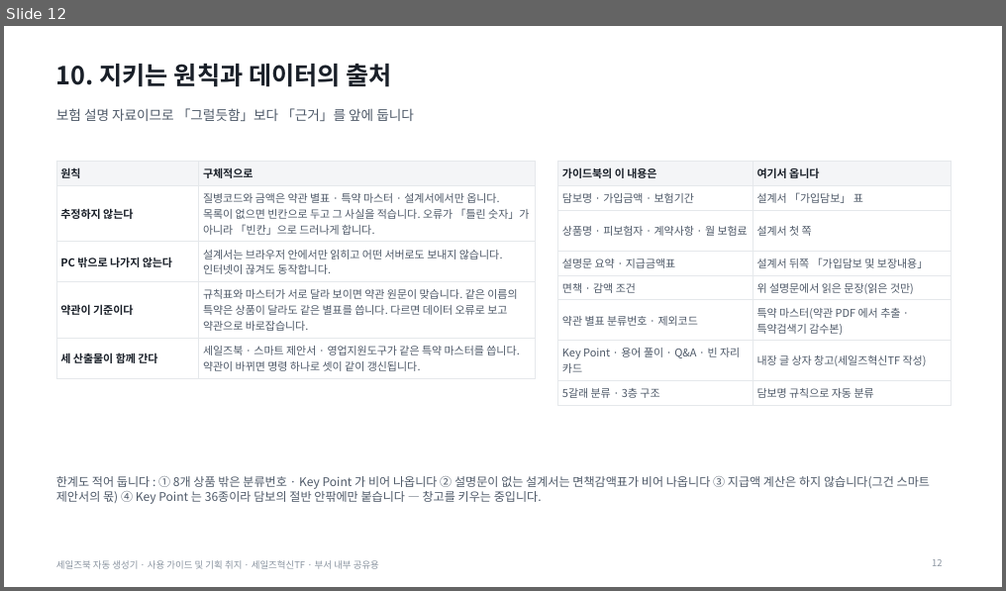
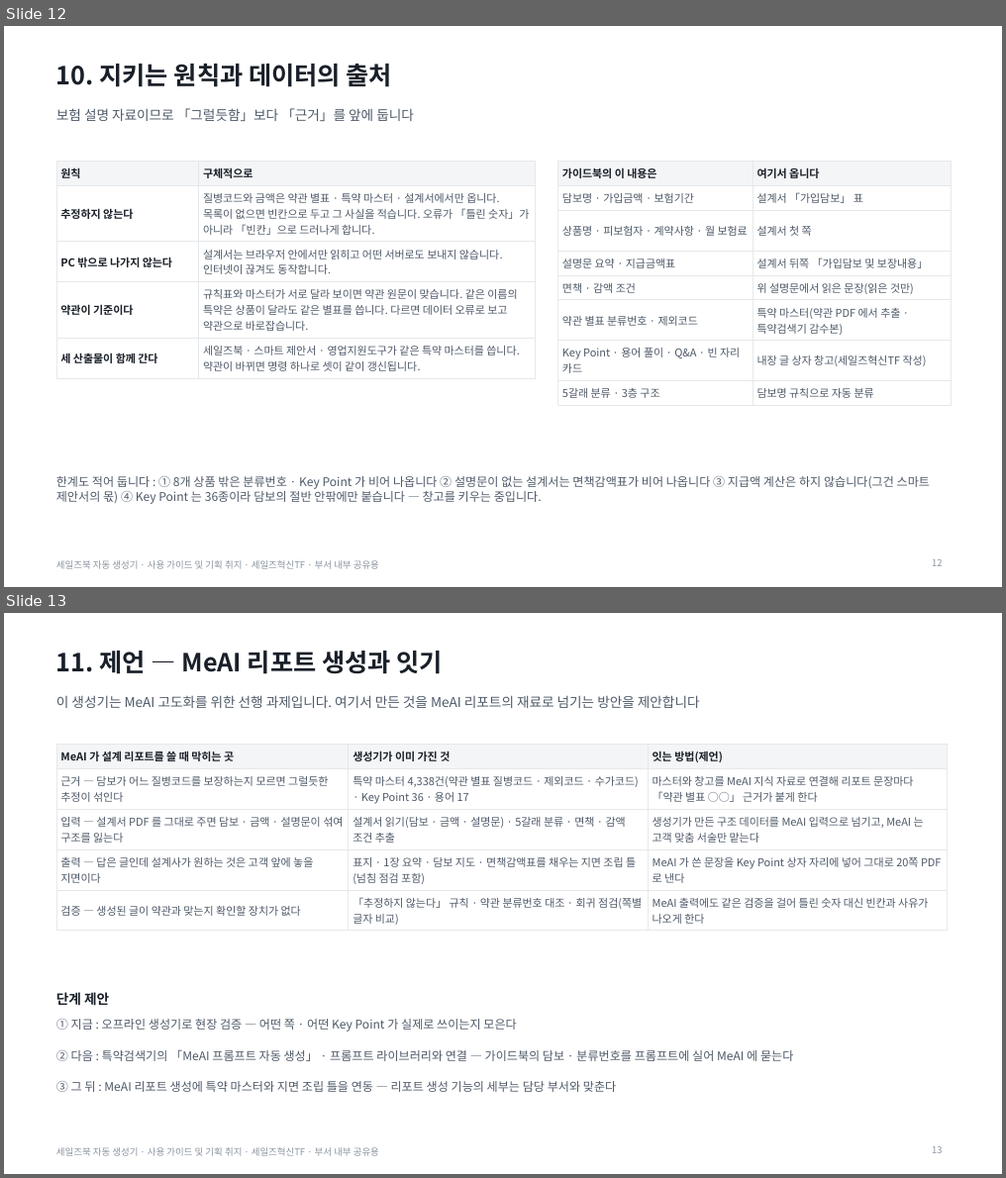
Before and after one commit to hunx11-sys/MeAI, a slide deck: dist/salesbook-generator-internal-guide.pptx. Shown one above the other, each under a label of ours: slide 12 before the commit, slides 12 and 13 after it. The pictures are 1006x591 and 1006x1178 pixels, drawn with LibreOffice and Linux fonts; fonts in the diff are those of the drawing. Boxes give left, top, right and bottom in pixels: in the first picture for what was removed or moved away, otherwise in the second. Text is boxed around its words. In the diff, an @@ line names an element or a change of style, - is before the commit and + after.

```diff
--- a/dist/salesbook-generator-internal-guide.pptx
+++ b/dist/salesbook-generator-internal-guide.pptx
@@ slide 13 added at (x1=4, y1=613, x2=1002, y2=1174), background #FFFFFF; not listed: 1 template element that a slide beside it also shows @@
@@ title added at (x1=56, y1=651, x2=442, y2=674), 24 pt, text #191F28, bold @@
+11. 제언 — MeAI 리포트 생성과 잇기
@@ text added at (x1=56, y1=695, x2=700, y2=708), 13 pt, text #4E5968 @@
+이 생성기는 MeAI 고도화를 위한 선행 과제입니다. 여기서 만든 것을 MeAI 리포트의 재료로 넘기는 방안을 제안합니다
@@ table added at (x1=56, y1=744, x2=947, y2=929), 5 rows, 3 columns @@
+MeAI 가 설계 리포트를 쓸 때 막히는 곳 | 생성기가 이미 가진 것 | 잇는 방법(제언)
+근거 — 담보가 어느 질병코드를 보장하는지 모르면 그럴듯한 추정이 섞인다 | 특약 마스터 4,338건(약관 별표 질병코드 · 제외코드 · 수가코드) · Key Point 36 · 용어 17 | 마스터와 창고를 MeAI 지식 자료로 연결해 리포트 문장마다 「약관 별표 ○○」 근거가 붙게 한다
+입력 — 설계서 PDF 를 그대로 주면 담보 · 금액 · 설명문이 섞여 구조를 잃는다 | 설계서 읽기(담보 · 금액 · 설명문) · 5갈래 분류 · 면책 · 감액 조건 추출 | 생성기가 만든 구조 데이터를 MeAI 입력으로 넘기고, MeAI 는 고객 맞춤 서술만 맡는다
+출력 — 답은 글인데 설계사가 원하는 것은 고객 앞에 놓을 지면이다 | 표지 · 1장 요약 · 담보 지도 · 면책감액표를 채우는 지면 조립 틀(넘침 점검 포함) | MeAI 가 쓴 문장을 Key Point 상자 자리에 넣어 그대로 20쪽 PDF 로 낸다
+검증 — 생성된 글이 약관과 맞는지 확인할 장치가 없다 | 「추정하지 않는다」 규칙 · 약관 분류번호 대조 · 회귀 점검(쪽별 글자 비교) | MeAI 출력에도 같은 검증을 걸어 틀린 숫자 대신 빈칸과 사유가 나오게 한다
@@ text added at (x1=56, y1=992, x2=109, y2=1006), 13 pt, text #191F28, bold @@
+단계 제안
@@ text added at (x1=56, y1=1019, x2=516, y2=1032), 11.5 pt, text #4E5968 @@
+① 지금 : 오프라인 생성기로 현장 검증 — 어떤 쪽 · 어떤 Key Point 가 실제로 쓰이는지 모은다
@@ text added at (x1=56, y1=1050, x2=793, y2=1061), 11.5 pt, text #4E5968 @@
+② 다음 : 특약검색기의 「MeAI 프롬프트 자동 생성」 · 프롬프트 라이브러리와 연결 — 가이드북의 담보 · 분류번호를 프롬프트에 실어 MeAI 에 묻는다
@@ text added at (x1=56, y1=1081, x2=616, y2=1092), 11.5 pt, text #4E5968 @@
+③ 그 뒤 : MeAI 리포트 생성에 특약 마스터와 지면 조립 틀을 연동 — 리포트 생성 기능의 세부는 담당 부서와 맞춘다
@@ page number added at (x1=932, y1=1147, x2=942, y2=1154), 9 pt, text #8B95A1 @@
+13
```
Also in this commit, not shown: 3 slides changed, 3 other files.
